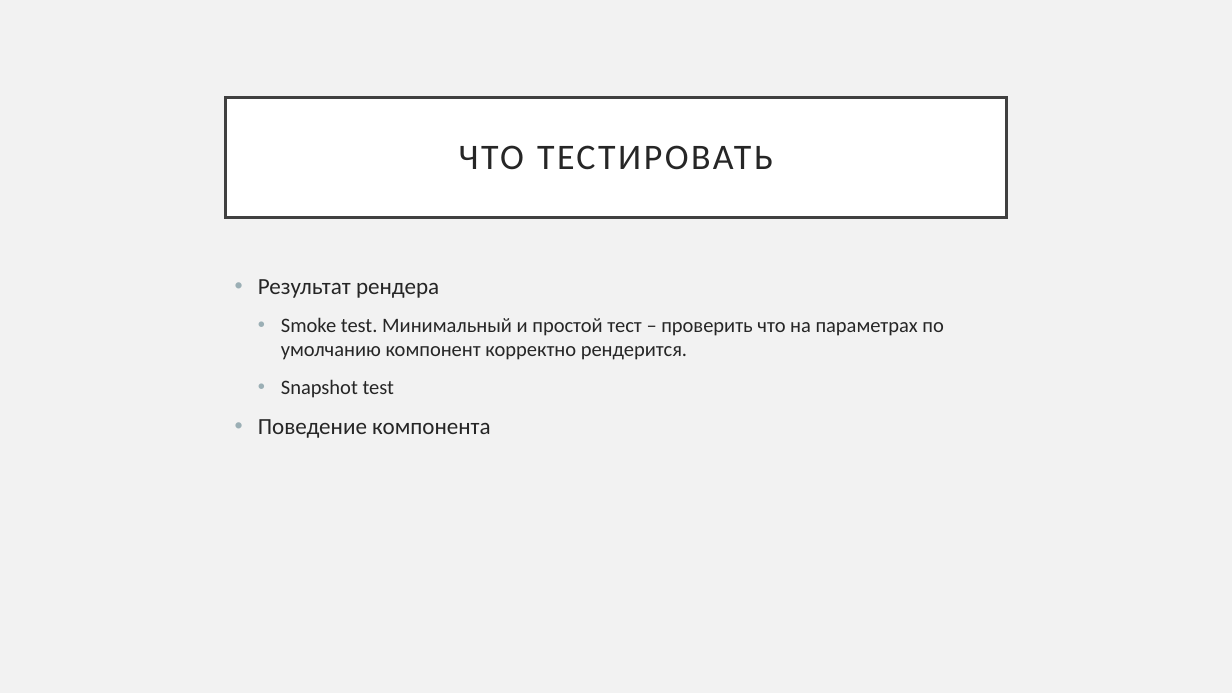
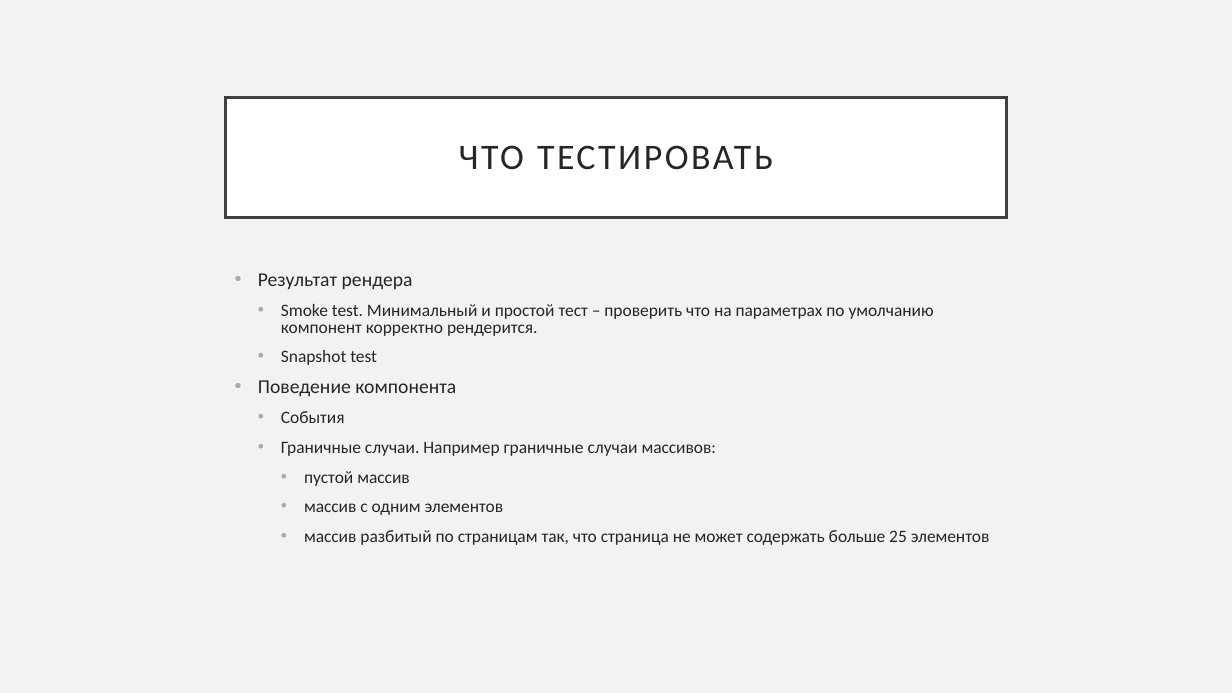
Before and after one commit to alex1kirch/material-ui-experiments, a slide deck: slide 15 of assets/React.pptx (slide 16 before the commit). Drawn at 1232x693 pixels with LibreOffice and Linux fonts; fonts in the diff are those of the drawing. Boxes give left, top, right and bottom in pixels: in the first picture for what was removed or moved away, otherwise in the second. Text is boxed around its words. In the diff, an @@ line names an element or a change of style, - is before the commit and + after.

```diff
--- a/assets/React.pptx
+++ b/assets/React.pptx
@@ text at [258, 273, 934, 396]: size 18 to 15.3 pt in "Результат рендера", "Поведение компонента"; size 16 to 13.6 pt in "Smoke test. Минимальный и простой тест – ...", "Snapshot test"; line spacing 1 to 0.8 @@
@@ text at [281, 411, 990, 545]: paragraphs added @@
+  • События
+  • Граничные случаи. Например граничные случаи массивов:
+    • пустой массив
+    • массив с одним элементов
+    • массив разбитый по страницам так, что страница не может содержать больше 25 элементов
```
Also in this commit, not shown: 4 other slides changed, 1 slide removed.
